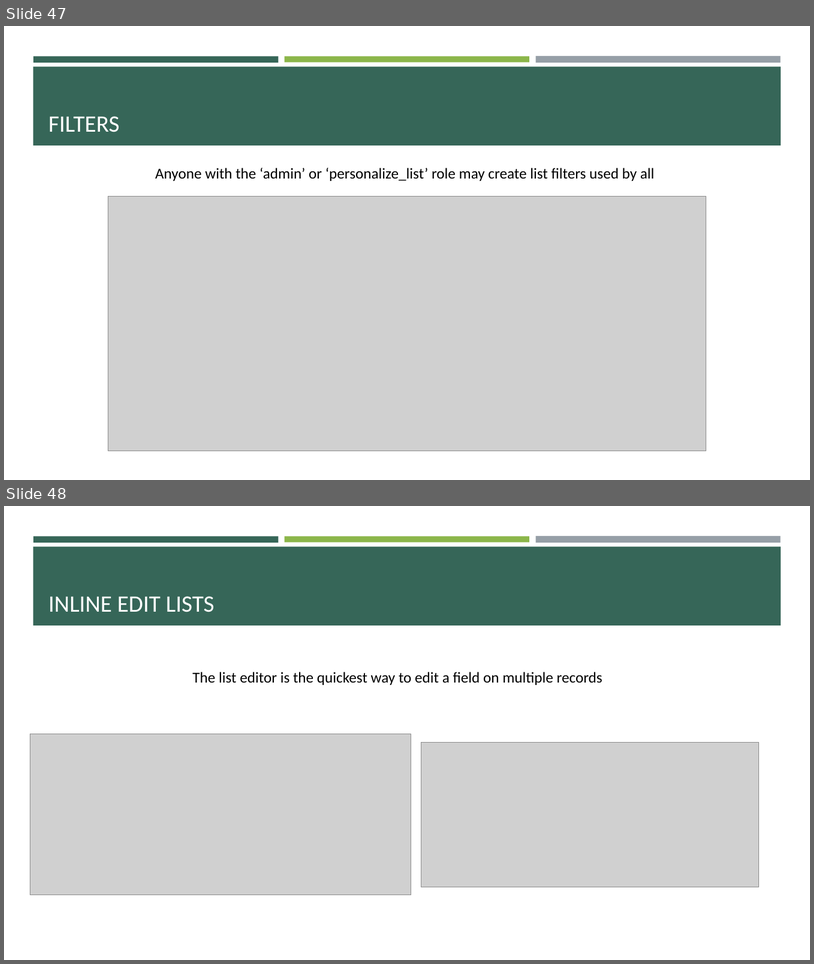
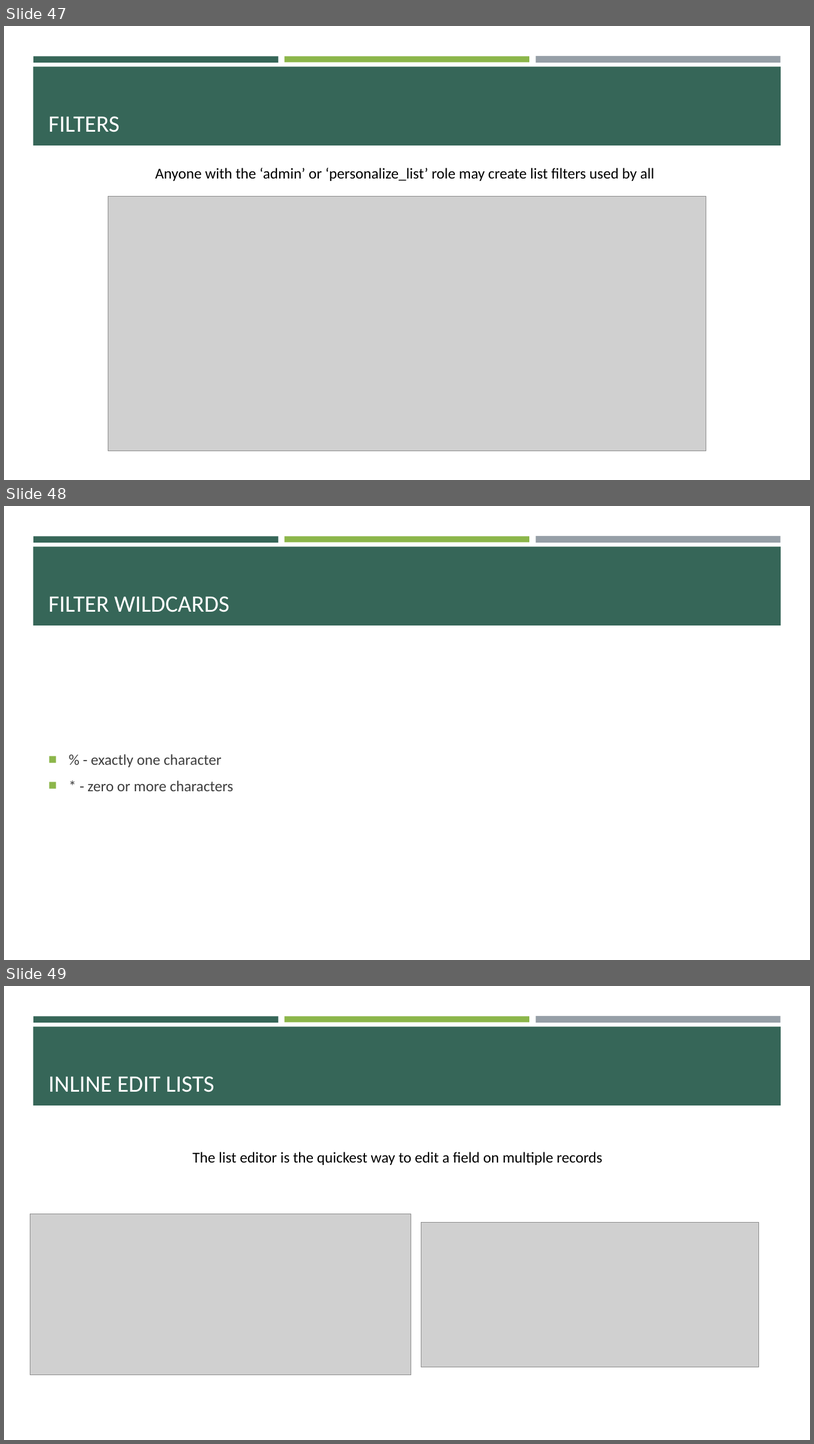
Before and after one commit to e-m-wilson/SNOW, a slide deck: Week_3/SNOW_Basics.pptx. Shown one above the other, each under a label of ours: slides 47 and 48 before the commit, slides 47, 48 and 49 after it. The pictures are 814x964 and 814x1444 pixels, drawn with LibreOffice and Linux fonts; fonts in the diff are those of the drawing; grey boxes stand for pictures. Boxes give left, top, right and bottom in pixels: in the first picture for what was removed or moved away, otherwise in the second. Text is boxed around its words. In the diff, an @@ line names an element or a change of style, - is before the commit and + after.

```diff
--- a/Week_3/SNOW_Basics.pptx
+++ b/Week_3/SNOW_Basics.pptx
@@ slide 48 added at (4,506,810,960), background #FFFFFF; not listed: 4 template elements that a slide beside it also shows @@
@@ title added at (48,596,230,612), 28 pt, text #FFFFFF @@
+FILTER WILDCARDS
@@ text added at (87,754,234,791), 18 pt, text #3D3D3D @@
+■ % - exactly one character
+■ * - zero or more characters
@@ what was slide 48 is now slide 49 @@
```
Also in this commit, not shown: 4 other files.
